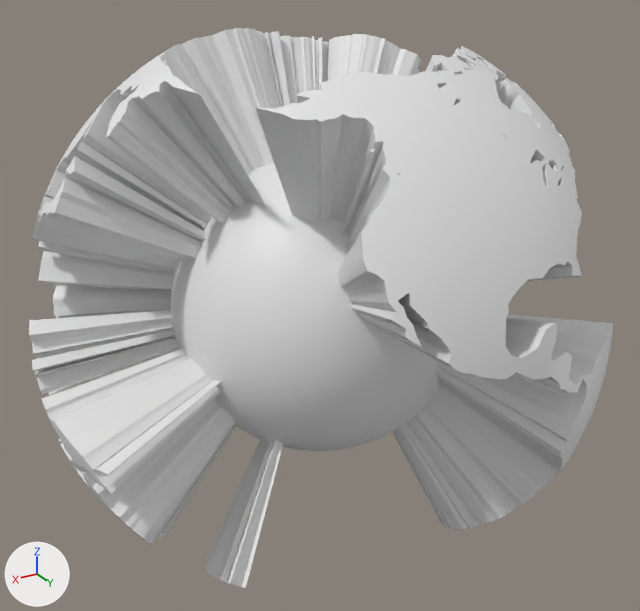
One commit to the glTF model Loopsyco_Alpha/assets/scene_02.gltf: the scene before it, then after it.
Rendered twice from a 50 mm camera at (6.03, 10.07, 5.0) aimed at (0.02, 0.05, -0.01). The axes (+X, +Y, +Z) are drawn at lower left. The lights are the same throughout. Both versions are drawn at frame 96 of the action 'Part_02Action'; the numbers are the values there.

Before the edit, the objects in view are built like this:
```python
me_sphere_001 = bpy.data.meshes.new('Sphere.001')
me_sphere_001.from_pydata(...)  # 12235 vertices, 24436 faces; spans x -4.02..3.98, y -3.91..3.97, z -3.53..3.67
me_sphere_005 = bpy.data.meshes.new('Sphere.005')
me_sphere_005.from_pydata(...)  # 8066 vertices, 16128 faces; spans x -1.0..1.0, y -1.0..1.0, z -1.0..1.0
ob_part_01 = bpy.data.objects.new('part_01', me_sphere_001)
ob_part_01.location = (0.0, 0.0, 0.0)
ob_part_02 = bpy.data.objects.new('part_02', me_sphere_005)
ob_part_02.location = (0.0, 0.0, 0.0)
ob_part_02.scale = (2.1, 2.1, 2.1)
```
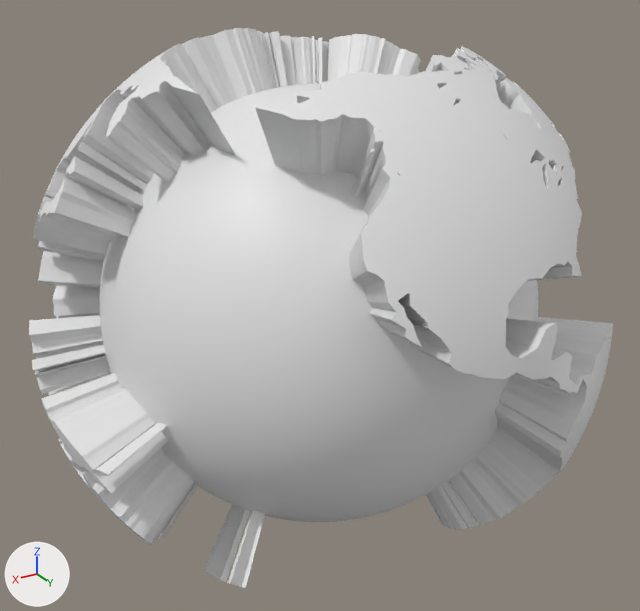
Location of each change, [x1, y1, x2, y2] in pixels of the pictures (640 x 611 px):
'part_02', rescaled: before [171, 162, 440, 451]; after [100, 84, 538, 522]

The change in detail:
Object 'part_02' (ob_part_02) is rescaled from (2.1, 2.1, 2.1) to (3.06, 3.06, 3.06).
